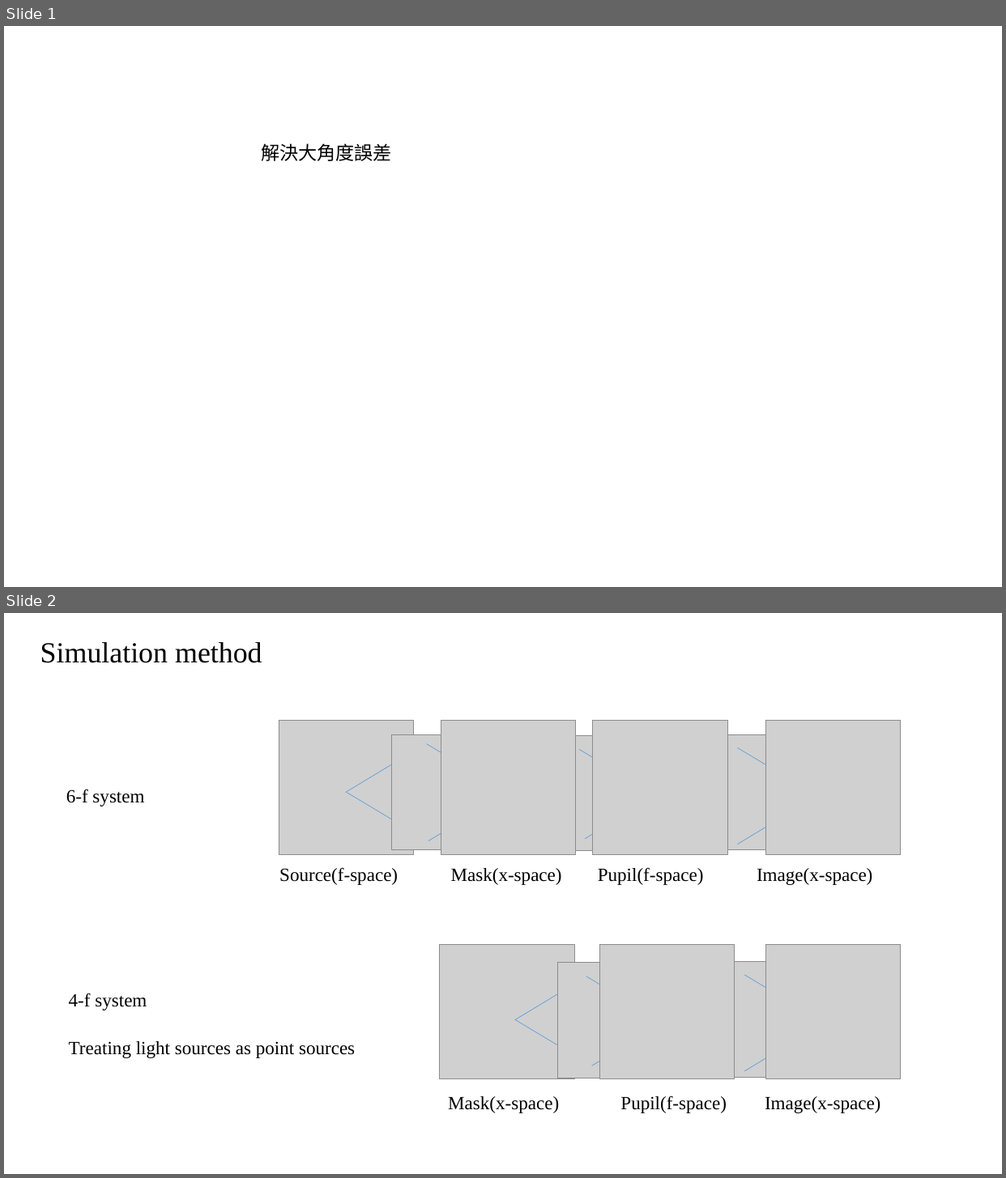
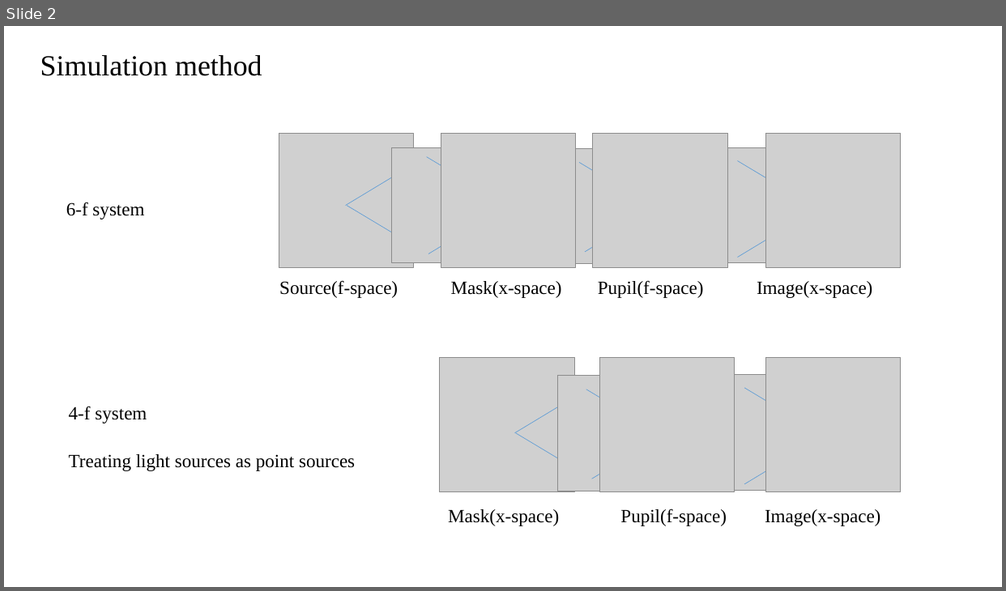
Before and after one commit to Wayne-4415/JDP, a slide deck: aaa.pptx. Shown one above the other, each under a label of ours: slides 1 and 2 before the commit, slide 2 after it. The pictures are 1006x1178 and 1006x591 pixels, drawn with LibreOffice and Linux fonts; fonts in the diff are those of the drawing; grey boxes stand for pictures. Boxes give left, top, right and bottom in pixels: in the first picture for what was removed or moved away, otherwise in the second. Text is boxed around its words. In the diff, an @@ line names an element or a change of style, - is before the commit and + after.

```diff
--- a/aaa.pptx
+++ b/aaa.pptx
@@ slide 1 removed at (x1=4, y1=26, x2=1002, y2=587), background #FFFFFF @@
@@ text removed at (x1=261, y1=143, x2=392, y2=161) @@
-解決大角度誤差
```
Also in this commit, not shown: 1 slide changed, 2 slides added, 2 other slides removed, 2 other files.
